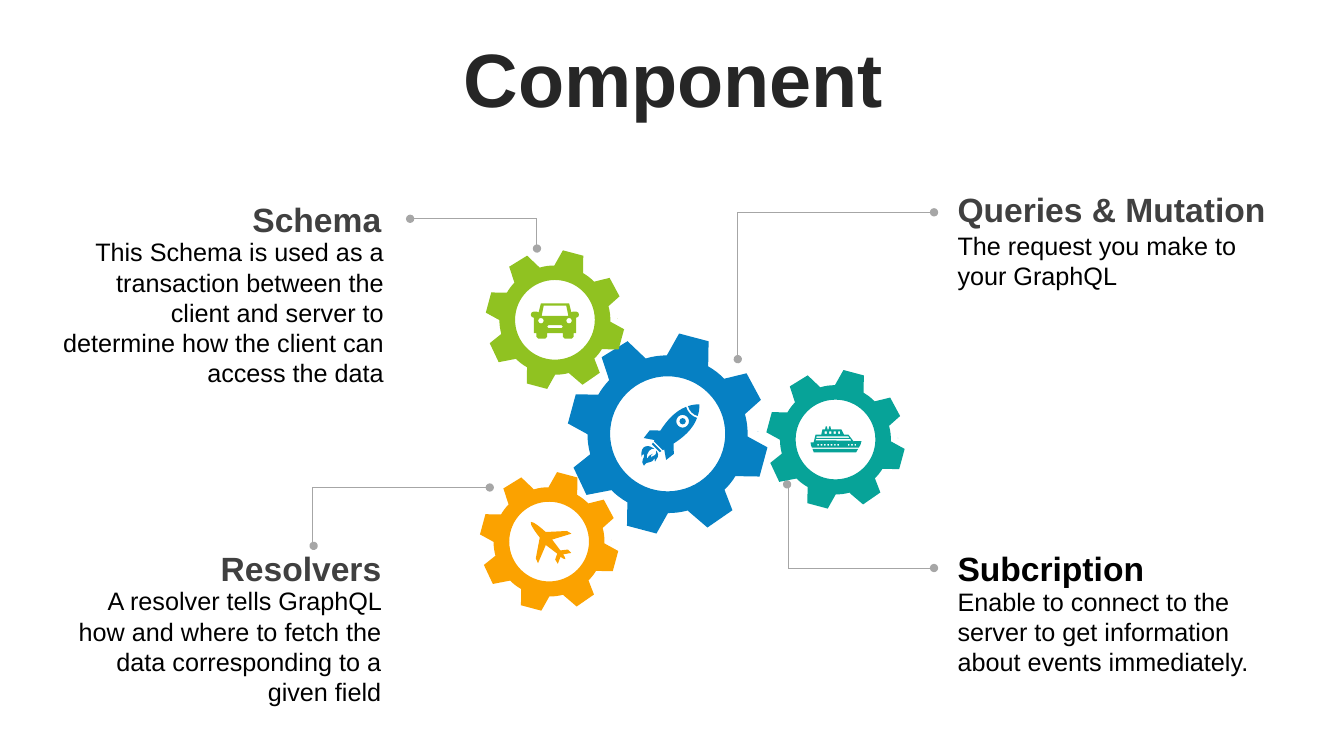
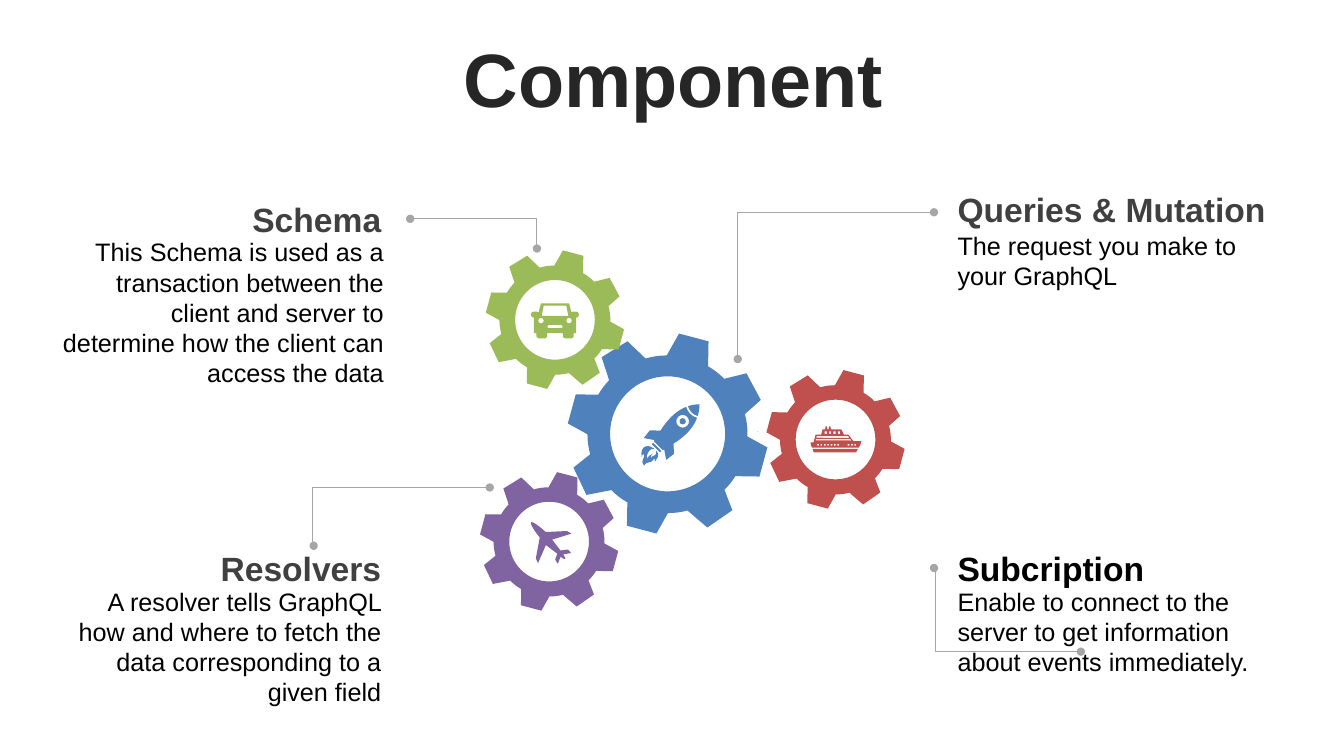
Before and after one commit to thanhlongvl/sportdemo, a slide deck: slide 13 of thuyettrinhgfinal_1.pptx. Drawn at 1344x756 pixels with LibreOffice and Linux fonts; fonts in the diff are those of the drawing. Boxes give left, top, right and bottom in pixels: in the first picture for what was removed or moved away, otherwise in the second. Text is boxed around its words. In the diff, an @@ line names an element or a change of style, - is before the commit and + after.

```diff
--- a/thuyettrinhgfinal_1.pptx
+++ b/thuyettrinhgfinal_1.pptx
@@ freeform shape at (x1=486, y1=250, x2=624, y2=388): fill #90C221 to #9BBB59; outline redrawn @@
@@ freeform shape at (x1=531, y1=303, x2=580, y2=339): fill #90C221 to #9BBB59; outline redrawn @@
@@ freeform shape at (x1=568, y1=334, x2=767, y2=533): fill #0680C3 to #4F81BD; outline redrawn @@
@@ freeform shape at (x1=766, y1=370, x2=904, y2=508): fill #07A398 to #C0504D; outline redrawn @@
@@ freeform shape at (x1=629, y1=393, x2=711, y2=475): fill #0680C3 to #4F81BD; outline redrawn @@
@@ freeform shape at (x1=811, y1=426, x2=861, y2=453): fill #07A398 to #C0504D; outline redrawn @@
@@ freeform shape at (x1=480, y1=472, x2=618, y2=610): fill #FBA200 to #8064A2; outline redrawn @@
@@ elbow double arrow (314, 545) - (490, 488): stroke #A6A6A6 0.5 pt to #A6A6A6 0.75 pt; route changed @@
@@ elbow double arrow removed from (935, 569) to (787, 485) @@
@@ freeform shape at (x1=530, y1=522, x2=572, y2=565): fill #FBA200 to #8064A2; outline redrawn @@
@@ elbow double arrow added from (1081, 651) to (935, 569), #A6A6A6 0.75 pt @@
```
Also in this commit, not shown: 24 other slides changed, 1 slide added, 2 other files.
